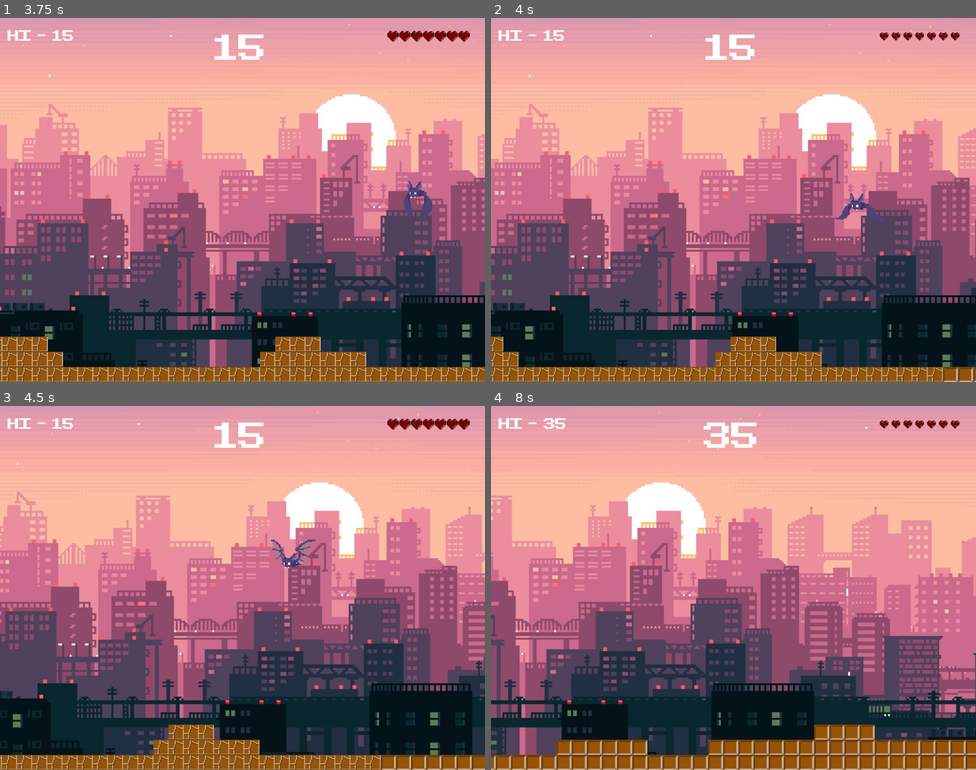
Above: before the commit, frames 1-4 (two rows, left to right).
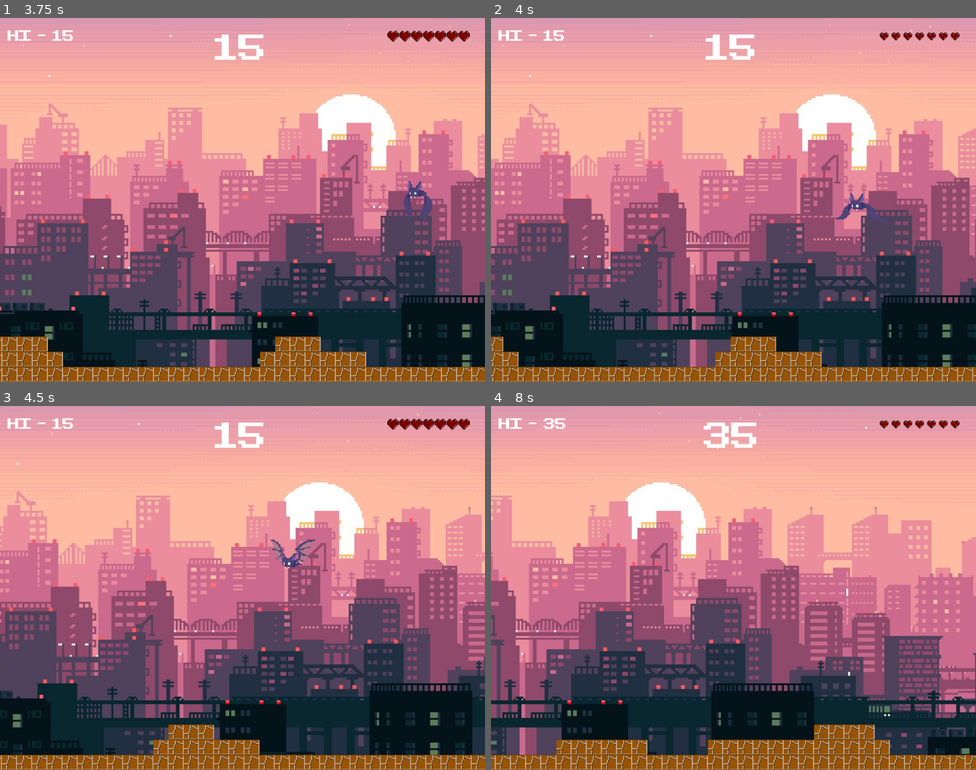
Above: after the commit, the same moments.

Repository: hadougamer/sevencats
Game: Godot game, scene res://scenes/Start.tscn
The game is run twice, just before and just after one commit, with the same random seed, the same clock (stepped at 60 frames per second) and the same inputs.
Inputs:
- Up to frame 1 (3.75 s): click "Start" at 0.5 s; hold Right (ui_right) 1.28-2.78 s; hold Left (ui_left) 2.78-3.53 s; hold Right (ui_right) from 3.53 s (still down)
- Up to frame 2 (4 s): keep holding Right (ui_right)
- Up to frame 3 (4.5 s): keep holding Right (ui_right)
- Up to frame 4 (8 s): release Right (ui_right) at 5.03 s; hold Left (ui_left) 5.03-5.78 s; hold Right (ui_right) 5.78-6.53 s; hold Left (ui_left) from 6.53 s (still down)

Frame 1 is identical in both runs. In frame 2, 0.1% of the frame differs, in the area x 93-100%, y 95-100%; in frame 3, 0.4%; in frame 4, 4.4%, in the area x 0-100%, y 87-100%.
Error in both runs: Invalid get index 'position' (on base: 'previously freed instance'). (res://Scripts/Bat.gd:5)

Commit message:
Adjustments

Diff:
--- a/Scripts/Globals.gd
+++ b/Scripts/Globals.gd
@@ -8,7 +8,7 @@
 
 # Windows Size
 var win_width = 1024
-var win_height = 768
+var win_height = 1024
 
 # Player
 var player = null # Player Instante
@@ -18,9 +18,7 @@
 var lifes = 0
 
 var levels = [
-	preload("res://scenes/Level1-1.tscn"),
-	preload("res://scenes/Level1-2.tscn"),
-	preload("res://scenes/Level1-3.tscn")
+	preload("res://scenes/Level1-1.tscn")
 ]
 
 var lvl_control
--- a/scenes/Player.tscn
+++ b/scenes/Player.tscn
@@ -26,63 +26,88 @@
 
 [sub_resource type="AtlasTexture" id=5]
 flags = 4
-atlas = ExtResource( 1 )
-region = Rect2( 0, 64, 64, 64 )
+atlas = ExtResource( 3 )
+region = Rect2( 0, 0, 64, 64 )
 
 [sub_resource type="AtlasTexture" id=6]
 flags = 4
 atlas = ExtResource( 3 )
-region = Rect2( 0, 0, 64, 64 )
+region = Rect2( 64, 0, 64, 64 )
 
 [sub_resource type="AtlasTexture" id=7]
 flags = 4
 atlas = ExtResource( 3 )
-region = Rect2( 64, 0, 64, 64 )
+region = Rect2( 0, 64, 64, 64 )
 
 [sub_resource type="AtlasTexture" id=8]
 flags = 4
 atlas = ExtResource( 3 )
-region = Rect2( 0, 64, 64, 64 )
+region = Rect2( 64, 64, 64, 64 )
 
 [sub_resource type="AtlasTexture" id=9]
 flags = 4
 atlas = ExtResource( 3 )
-region = Rect2( 64, 64, 64, 64 )
+region = Rect2( 0, 128, 64, 64 )
 
 [sub_resource type="AtlasTexture" id=10]
 flags = 4
-atlas = ExtResource( 3 )
-region = Rect2( 0, 128, 64, 64 )
+atlas = ExtResource( 1 )
+region = Rect2( 0, 64, 64, 64 )
 
 [sub_resource type="AtlasTexture" id=11]
 flags = 4
 atlas = ExtResource( 1 )
 region = Rect2( 0, 0, 64, 64 )
 
-[sub_resource type="SpriteFrames" id=12]
+[sub_resource type="AtlasTexture" id=12]
+flags = 4
+atlas = ExtResource( 1 )
+region = Rect2( 0, 0, 64, 64 )
+
+[sub_resource type="AtlasTexture" id=13]
+flags = 4
+atlas = ExtResource( 1 )
+region = Rect2( 64, 0, 64, 64 )
+
+[sub_resource type="AtlasTexture" id=14]
+flags = 4
+atlas = ExtResource( 1 )
+region = Rect2( 0, 64, 64, 64 )
+
+[sub_resource type="AtlasTexture" id=15]
+flags = 4
+atlas = ExtResource( 1 )
+region = Rect2( 64, 64, 64, 64 )
+
+[sub_resource type="SpriteFrames" id=16]
 animations = [ {
 "frames": [ SubResource( 1 ), SubResource( 2 ), SubResource( 3 ), SubResource( 4 ) ],
 "loop": true,
 "name": "walking",
 "speed": 15.0
 }, {
-"frames": [ SubResource( 5 ) ],
+"frames": [ SubResource( 5 ), SubResource( 6 ), SubResource( 7 ), SubResource( 8 ), SubResource( 9 ) ],
+"loop": true,
+"name": "die",
+"speed": 20.0
+}, {
+"frames": [ SubResource( 10 ) ],
 "loop": false,
 "name": "stopped",
 "speed": 5.0
-}, {
-"frames": [ SubResource( 6 ), SubResource( 7 ), SubResource( 8 ), SubResource( 9 ), SubResource( 10 ) ],
-"loop": true,
-"name": "die",
-"speed": 20.0
 }, {
 "frames": [ SubResource( 11 ) ],
 "loop": true,
 "name": "jump",
 "speed": 5.0
+}, {
+"frames": [ SubResource( 12 ), SubResource( 13 ), SubResource( 14 ), SubResource( 15 ) ],
+"loop": true,
+"name": "test",
+"speed": 20.0
 } ]
 
-[sub_resource type="RectangleShape2D" id=13]
+[sub_resource type="RectangleShape2D" id=17]
 extents = Vector2( 67.3898, 61.6182 )
 
 [node name="Player" type="KinematicBody2D" groups=[
@@ -95,13 +120,14 @@
 
 [node name="Sprite" type="AnimatedSprite" parent="."]
 scale = Vector2( 2, 2 )
-frames = SubResource( 12 )
-animation = "die"
+frames = SubResource( 16 )
+animation = "stopped"
+playing = true
 
 [node name="Shape" type="CollisionShape2D" parent="."]
 position = Vector2( 8.9899, 7.24406 )
 scale = Vector2( -0.75, 0.75 )
-shape = SubResource( 13 )
+shape = SubResource( 17 )
 
 [node name="visible" type="VisibilityNotifier2D" parent="."]
 position = Vector2( 8.24083, 7.79536 )
Not shown: 1 places in scenes/Player.tscn that only renumber resources
